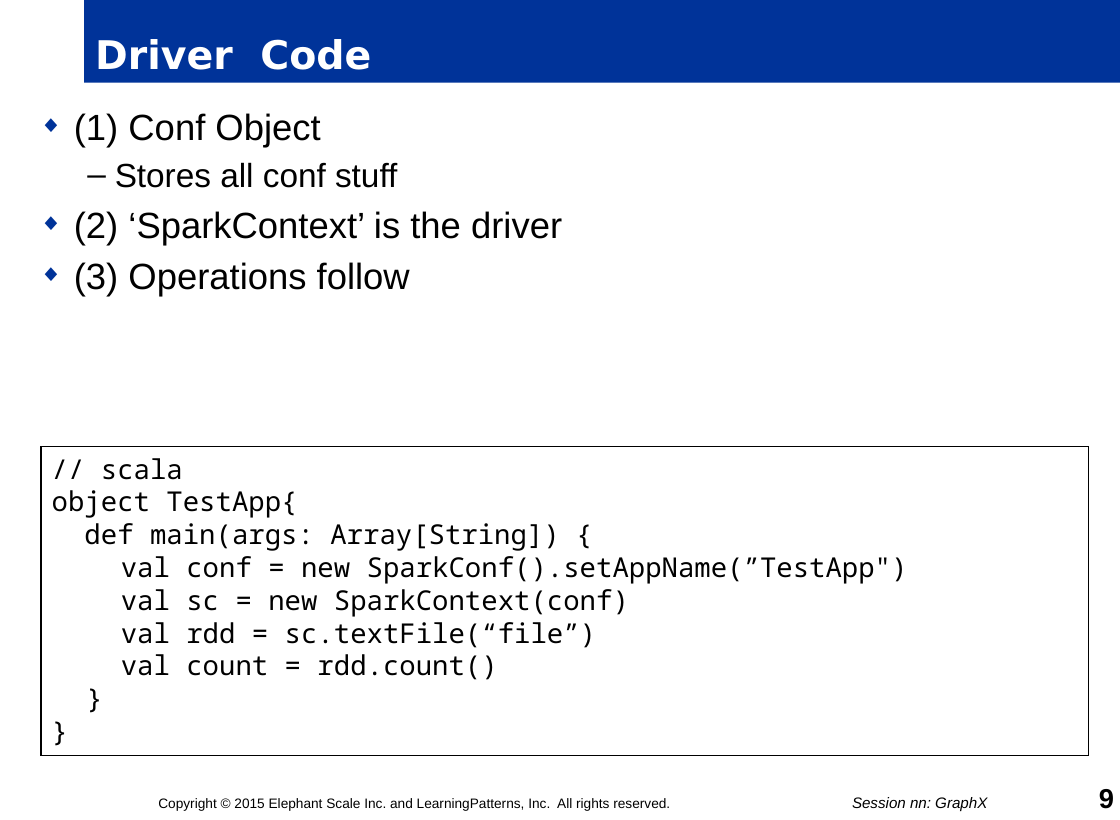
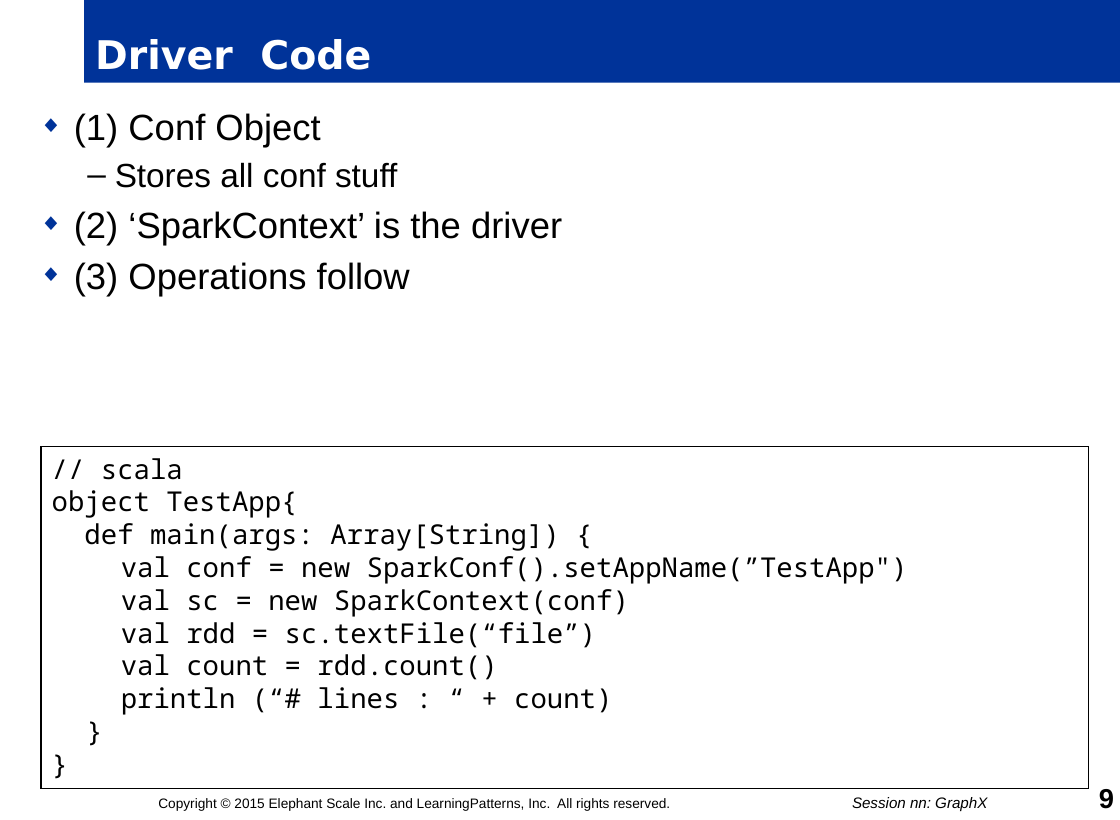
Before and after one commit to mattvinks/spark-labs, a slide deck: slide 9 of slides/05-Spark_API.pptm. Drawn at 1120x820 pixels with LibreOffice and Linux fonts; fonts in the diff are those of the drawing; background and template pictures are left out. Boxes give left, top, right and bottom in pixels: in the first picture for what was removed or moved away, otherwise in the second. Text is boxed around its words. In the diff, an @@ line names an element or a change of style, - is before the commit and + after.

```diff
--- a/slides/05-Spark_API.pptm
+++ b/slides/05-Spark_API.pptm
@@ rectangle "// scala" resized from (x1=42, y1=446, x2=1088, y2=755) to (x1=42, y1=446, x2=1088, y2=788) @@
@@ text in rectangle at (x1=121, y1=687, x2=612, y2=715): paragraph added @@
+println (“# lines : “ + count)
```
Also in this commit, not shown: 4 other slides changed, 18 slides added, 1 other file.
